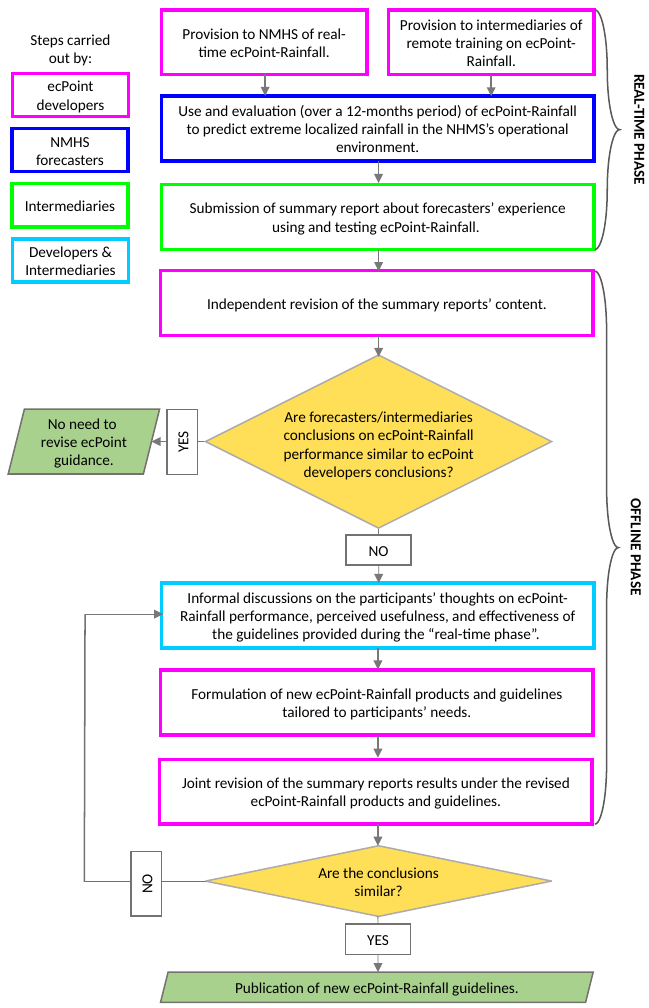
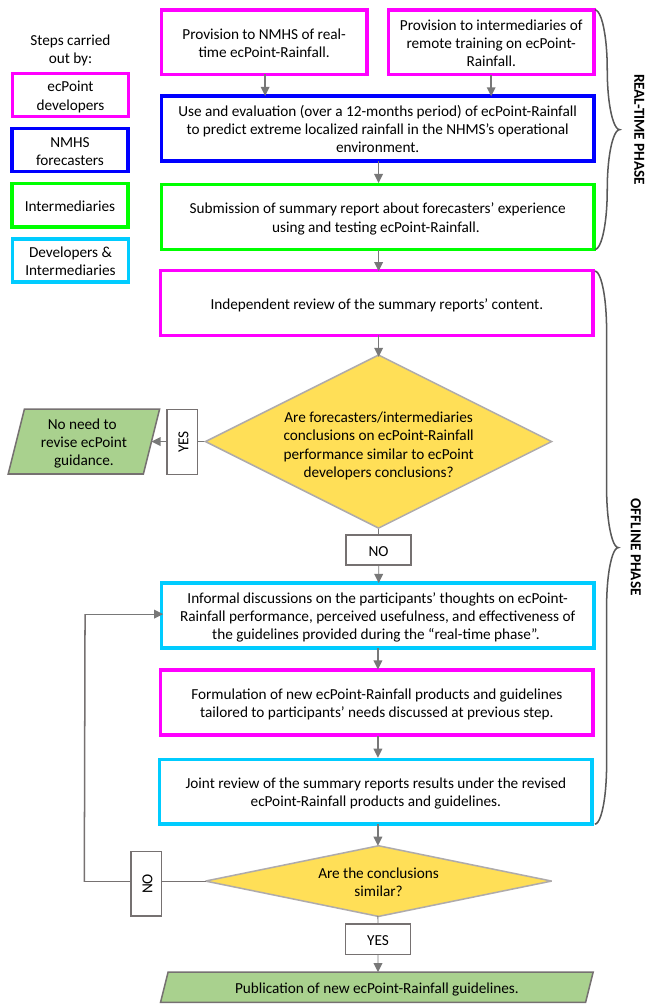
Before and after one commit to FatimaPillosu/OperUse_ecPointRainfall, a slide deck: slide 1 of Manuscript/Figures/Methods_FlowChart.pptx. Drawn at 649x1008 pixels with LibreOffice and Linux fonts; fonts in the diff are those of the drawing. Boxes give left, top, right and bottom in pixels: in the first picture for what was removed or moved away, otherwise in the second. Text is boxed around its words. In the diff, an @@ line names an element or a change of style, - is before the commit and + after.

```diff
--- a/Manuscript/Figures/Methods_FlowChart.pptx
+++ b/Manuscript/Figures/Methods_FlowChart.pptx
@@ text in rounded rectangle at bbox=[211, 298, 543, 312]: text changed @@
-Independent revision of the summary reports’ content.
+Independent review of the summary reports’ content.
@@ text in rounded rectangle at bbox=[191, 688, 563, 720]: text changed @@
-Formulation of new ecPoint-Rainfall products and guidelines tailored to participants’ needs.
+Formulation of new ecPoint-Rainfall products and guidelines tailored to participants’ needs discussed at previous step.
@@ rounded rectangle "Joint review of the summary ..." at bbox=[159, 759, 592, 824]: outline #FF00FF 2.25 pt to #00CCFF 2.25 pt @@
@@ text in rounded rectangle at bbox=[186, 777, 566, 809]: text changed @@
-Joint revision of the summary reports results under the revised ecPoint-Rainfall products and guidelines.
+Joint review of the summary reports results under the revised ecPoint-Rainfall products and guidelines.
```
Also in this commit, not shown: 8 other files.
